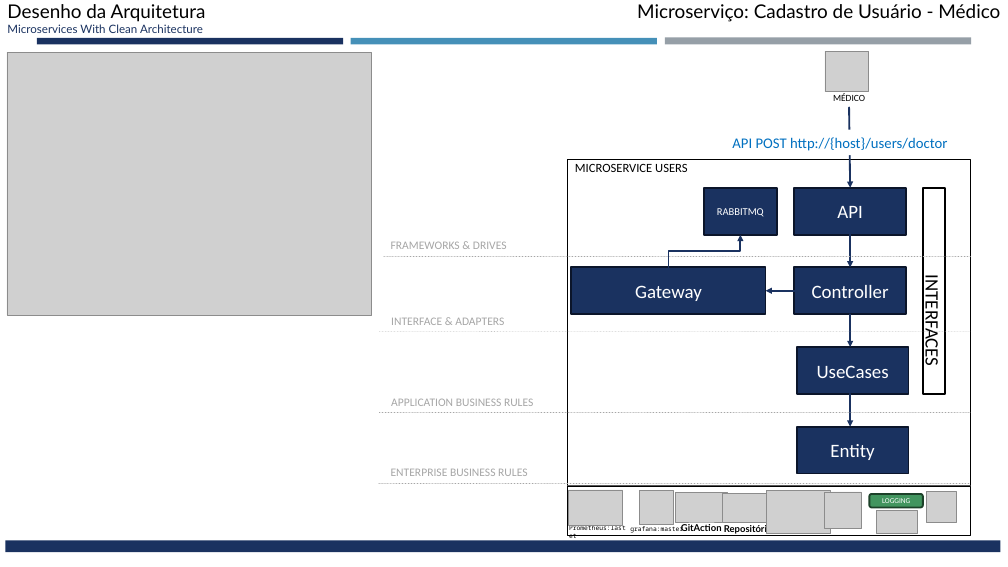
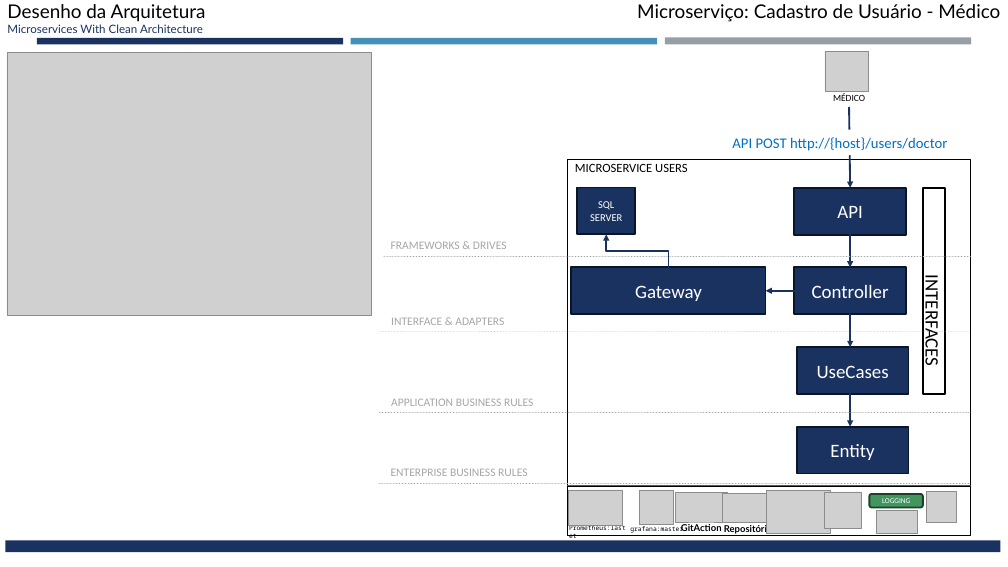
Before and after one commit to codes-and-technology/medico, a slide deck: slide 8 of docs/Desenho da Solução Hackathon - Fase 5 v1.pptx. Drawn at 1008x567 pixels with LibreOffice and Linux fonts; fonts in the diff are those of the drawing; grey boxes stand for pictures. Boxes give left, top, right and bottom in pixels: in the first picture for what was removed or moved away, otherwise in the second. Text is boxed around its words. In the diff, an @@ line names an element or a change of style, - is before the commit and + after.

```diff
--- a/docs/Desenho da Solução Hackathon - Fase 5 v1.pptx
+++ b/docs/Desenho da Solução Hackathon - Fase 5 v1.pptx
@@ rectangle added at <box>578,188,635,234</box>, fill #1A3260, outline #0B162A 1.75 pt, 10 pt, text #FFFFFF @@
+SQL SERVER
@@ rectangle removed at <box>704,188,777,235</box> @@
-RABBITMQ
@@ elbow arrow moved from (668, 268) - (740, 235) to (668, 268) - (606, 234) @@
```
Also in this commit, not shown: 6 other slides changed.
